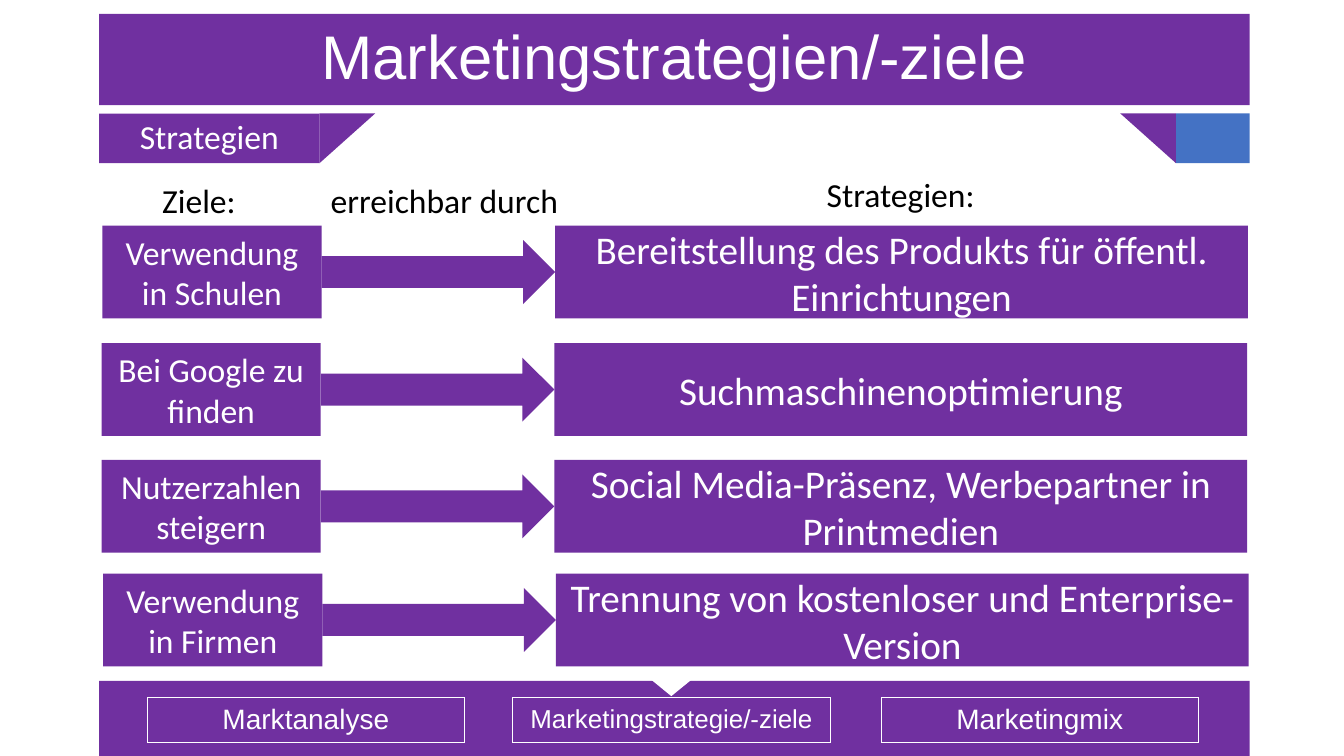
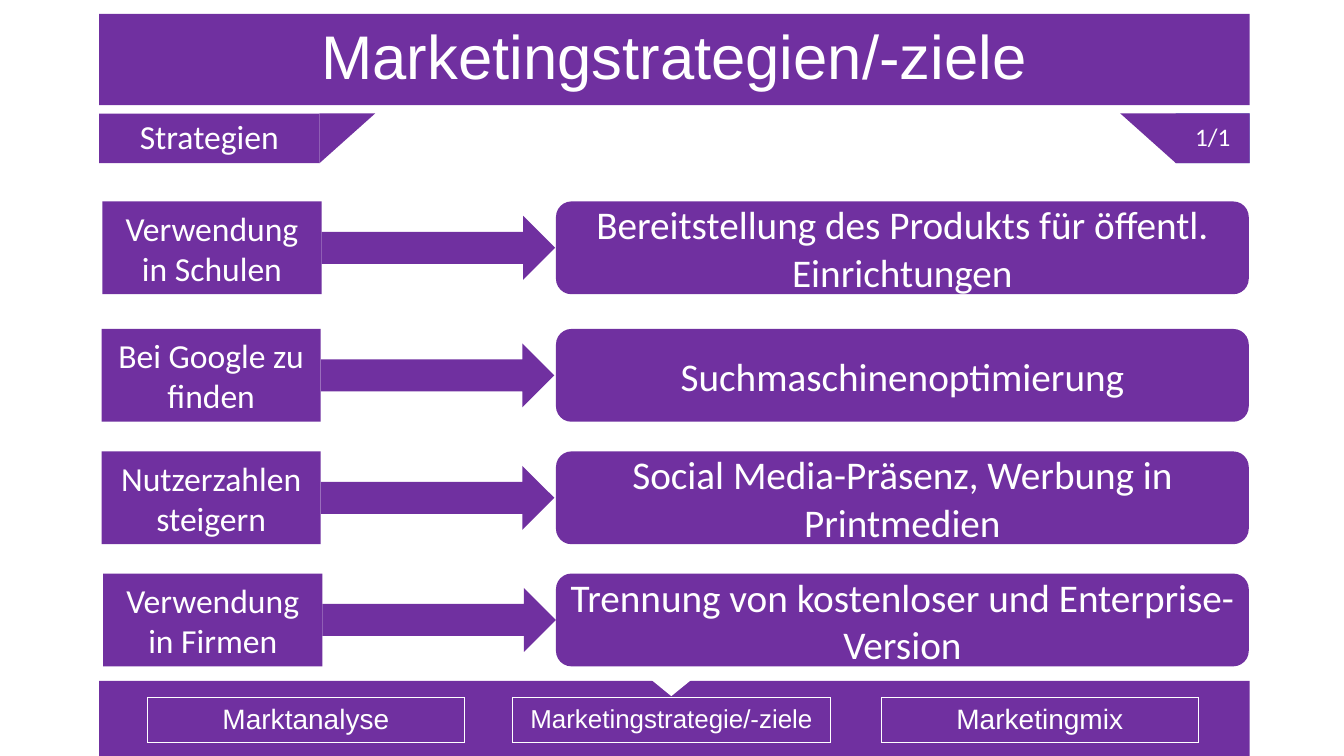
Before and after one commit to Sl0thking/mp_gproz_scrumiverse, a slide deck: slide 16 of 5_Präsentation/Projektpräsentation.pptx. Drawn at 1344x756 pixels with LibreOffice and Linux fonts; fonts in the diff are those of the drawing. Boxes give left, top, right and bottom in pixels: in the first picture for what was removed or moved away, otherwise in the second. Text is boxed around its words. In the diff, an @@ line names an element or a change of style, - is before the commit and + after.

```diff
--- a/5_Präsentation/Projektpräsentation.pptx
+++ b/5_Präsentation/Projektpräsentation.pptx
@@ text added at (1177, 114, 1250, 163), fill #7030A0, 18 pt, text #FFFFFF @@
+1/1
@@ text removed at (162, 189, 236, 214) @@
-Ziele:
@@ text removed at (331, 189, 558, 214) @@
-erreichbar durch
@@ 1 rectangle, 1 right arrow, 1 rounded rectangle: place and size @@
-1 rectangle, 1 right arrow, 1 rounded rectangle at (103, 226, 1248, 319)
+1 rectangle, 1 right arrow, 1 rounded rectangle at (103, 202, 1249, 294)
@@ text removed at (827, 184, 975, 213) @@
-Strategien:
@@ 1 rectangle, 1 right arrow, 1 rounded rectangle: place and size @@
-1 rectangle, 1 right arrow, 1 rounded rectangle at (102, 343, 1247, 436)
+1 rectangle, 1 right arrow, 1 rounded rectangle at (102, 329, 1249, 421)
@@ 1 rectangle, 1 right arrow, 1 rounded rectangle: place and size @@
-1 rectangle, 1 right arrow, 1 rounded rectangle at (102, 460, 1247, 553)
+1 rectangle, 1 right arrow, 1 rounded rectangle at (102, 452, 1249, 544)
@@ rectangle to rounded rectangle in 4 elements at (557, 574, 1249, 666), (557, 329, 1249, 421), (557, 202, 1249, 294), (557, 452, 1249, 544) @@
@@ text in rounded rectangle at (632, 461, 1173, 547): text changed @@
-Social Media-Präsenz, Werbepartner in Printmedien
+Social Media-Präsenz, Werbung in Printmedien
```
Also in this commit, not shown: 13 other slides changed, 1 slide added.
